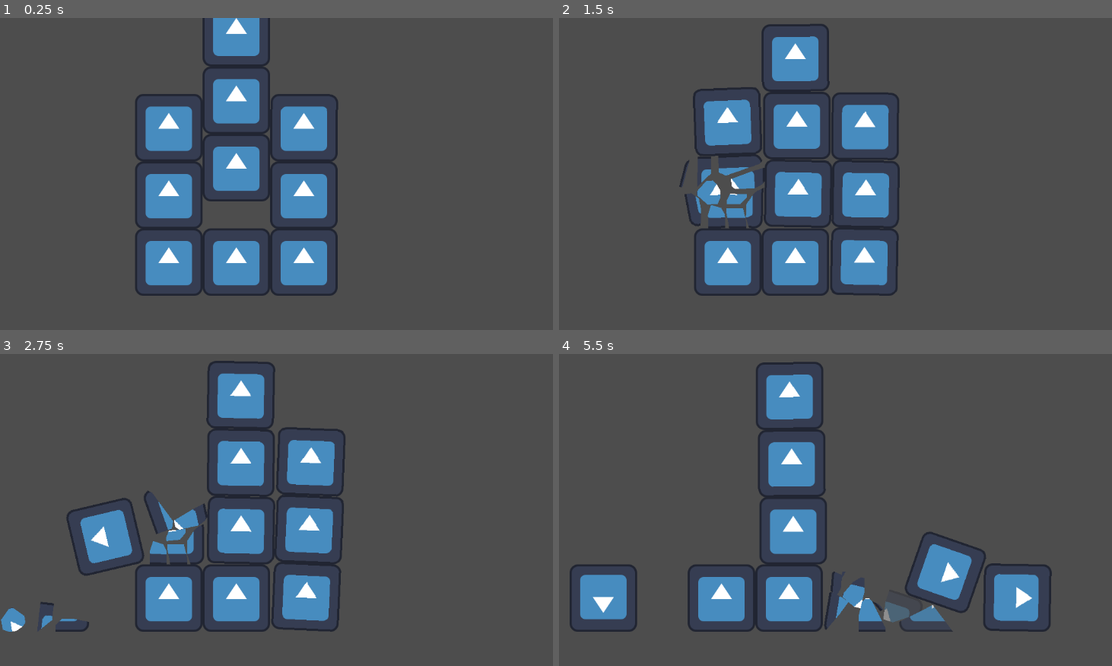
Above: before the commit, frames 1-4 (two rows, left to right).
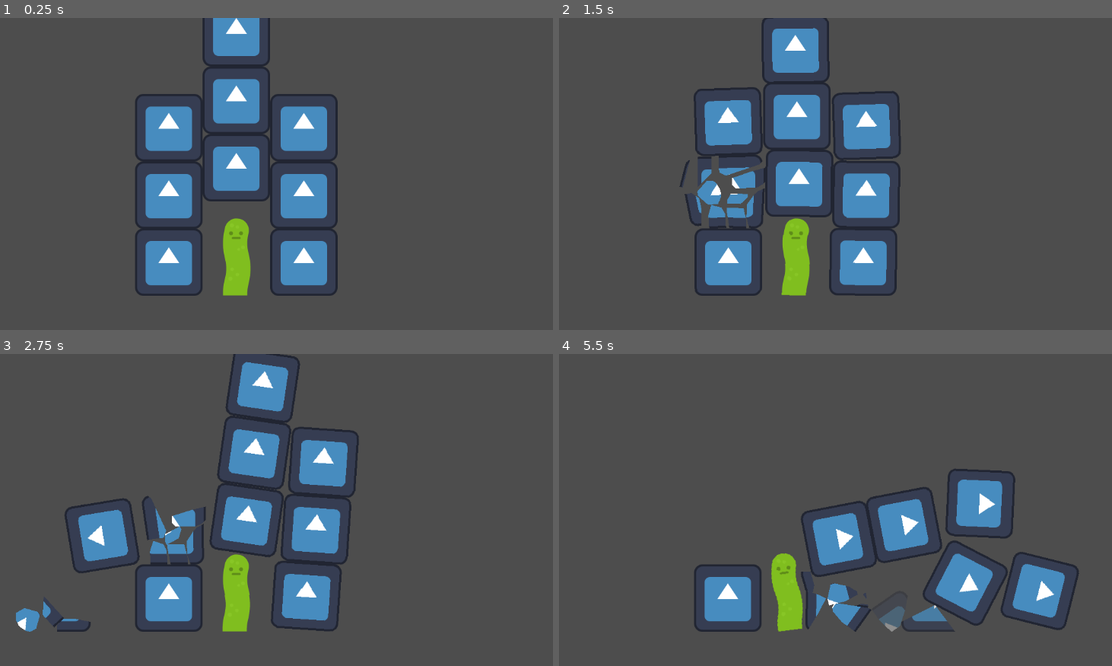
Above: after the commit, the same moments.

Repository: enclot/destory-block
Game: Godot game, scene res://main.tscn
The game is run twice, just before and just after one commit, with the same random seed, the same clock (stepped at 60 frames per second) and the same inputs. The engine's default icon, where the game draws it, is replaced by a stand-in: a white triangle on a blue panel in a dark square.
Inputs (mouse positions are in pixels of both pictures, inside the frame that each line leads up to):
- Up to frame 1 (0.25 s): no input
- Up to frame 2 (1.5 s): move the mouse to (995, 170) at 0.52 s; click (995, 170) at 0.67 s; tap Enter at 1.25 s; move the mouse to (741, 205) at 1.27 s; click (741, 205) at 1.42 s
- Up to frame 3 (2.75 s): move the mouse to (364, 450) at 2.02 s; click (364, 450) at 2.17 s
- Up to frame 4 (5.5 s): move the mouse to (829, 594) at 2.77 s; click (829, 594) at 2.92 s; move the mouse to (1045, 575) at 3.52 s; click (1045, 575) at 3.67 s; move the mouse to (680, 472) at 4.27 s; click (680, 472) at 4.42 s; move the mouse to (890, 525) at 5.02 s; click (890, 525) at 5.17 s

The runs differ from the first frame. In frame 1, 1.9% of the frame differs, in the area x 36-62%, y 25-90%; in frame 2, 6.2%; in frame 3, 11%; in frame 4, 18%, in the area x 1-95%, y 2-90%.

Commit message:
テストシーンを追加

Diff:
--- a/main.tscn
+++ b/main.tscn
@@ -2,6 +2,7 @@
 
 [ext_resource type="Script" uid="uid://dm17xycb2yuok" path="res://scripts/main.gd" id="1_0xm2m"]
 [ext_resource type="PackedScene" uid="uid://bw5il0y45twdi" path="res://distructible_block.tscn" id="2_0xm2m"]
+[ext_resource type="Texture2D" uid="uid://ce647q6t7lrwc" path="res://snakeSlime.png" id="3_h2yge"]
 
 [sub_resource type="RectangleShape2D" id="RectangleShape2D_h2yge"]
 size = Vector2(1198, 49)
@@ -38,6 +39,8 @@
 
 [node name="DistructibleBlock10" parent="." unique_id=1408577443 instance=ExtResource("2_0xm2m")]
 position = Vector2(448, 448)
+impulse_force = 100.0
+texture = ExtResource("3_h2yge")
 
 [node name="StaticBody2D" type="StaticBody2D" parent="." unique_id=1359450634]
 position = Vector2(50, 132)
--- /dev/null
+++ b/main2.tscn
@@ -0,0 +1,32 @@
+[gd_scene format=3 uid="uid://cd82mkvgyjd38"]
+
+[ext_resource type="Script" uid="uid://dm17xycb2yuok" path="res://scripts/main.gd" id="1_8ce7h"]
+[ext_resource type="PackedScene" uid="uid://bw5il0y45twdi" path="res://distructible_block.tscn" id="2_3yxjw"]
+
+[sub_resource type="RectangleShape2D" id="RectangleShape2D_h2yge"]
+size = Vector2(1198, 49)
+
+[node name="Main2" type="Node2D" unique_id=229286656]
+script = ExtResource("1_8ce7h")
+
+[node name="DistructibleBlock" parent="." unique_id=1012751369 instance=ExtResource("2_3yxjw")]
+position = Vector2(192, 448)
+divisions = 2
+
+[node name="DistructibleBlock2" parent="." unique_id=2047868388 instance=ExtResource("2_3yxjw")]
+position = Vector2(448, 448)
+divisions = 5
+
+[node name="DistructibleBlock3" parent="." unique_id=1815765846 instance=ExtResource("2_3yxjw")]
+position = Vector2(704, 448)
+
+[node name="DistructibleBlock4" parent="." unique_id=43467633 instance=ExtResource("2_3yxjw")]
+position = Vector2(960, 448)
+divisions = 20
+
+[node name="StaticBody2D" type="StaticBody2D" parent="." unique_id=1359450634]
+position = Vector2(50, 132)
+
+[node name="CollisionShape2D" type="CollisionShape2D" parent="StaticBody2D" unique_id=861529148]
+position = Vector2(567, 419.5)
+shape = SubResource("RectangleShape2D_h2yge")
